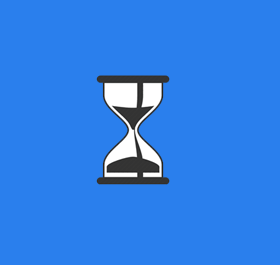
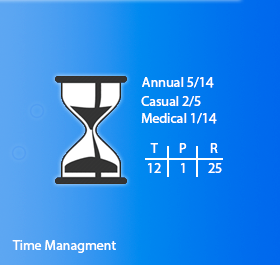
Two versions of the same layered image (280px x 265px). Layer-by-layer changes:
added layer "R" above "P" over (210, 143, 218, 153)
added layer "P" above "12" over (179, 143, 187, 153)
added layer "12" above "1" over (148, 163, 161, 173)
added layer "1" above "25" over (181, 163, 185, 173)
added layer "25" above "T" over (208, 163, 222, 173)
added layer "T" above "Shape 2 copy" over (150, 143, 158, 153)
added layer "Shape 2 copy" above "Shape 2" over (196, 146, 198, 177)
added layer "Shape 2" above "Shape 1" over (167, 146, 169, 177)
added layer "Shape 1" above "Medical 1/14" over (145, 158, 223, 160)
added layer "Medical 1/14" above "Casual 2/5" over (141, 113, 217, 124)
added layer "Casual 2/5" above "Annual 5/14" over (141, 96, 201, 107)
added layer "Annual 5/14" above "Time Managment" over (142, 77, 214, 88)
added layer "Time Managment" above "Layer 3" over (12, 240, 116, 253)
painted on "Layer 3" over (0, 0, 280, 265)
added layer "Layer 4" over (0, 0, 280, 265)
